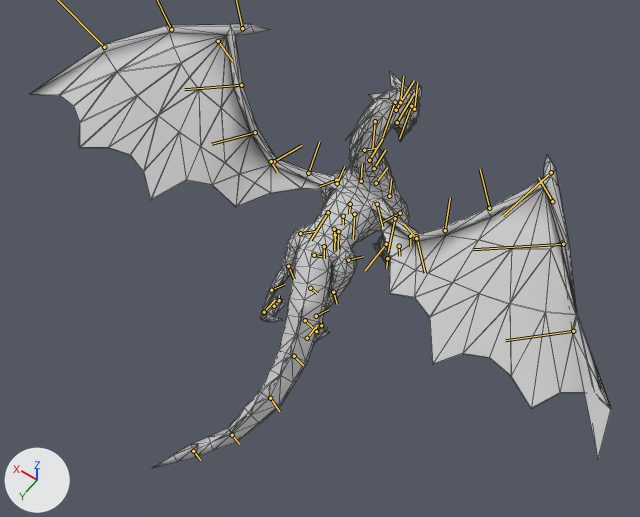
Before and after pictures for a commit that changed the FBX model CCB/res3d/dragon_2_skin.FBX.
Camera for both pictures: a camera (50 mm lens) standing at (-599.0, 895.0, 1423.0) and looking at (-44.0, 119.0, 203.0). The lights are fixed; the arrows at lower left show +X, +Y and +Z. Both versions are drawn at frame 0 of the action 'Take 001'; the numbers are the values there. The bones that bend it are drawn over the model as lines. Mesh edges are drawn as thin lines.

In view in the first picture: 'objBox003'.
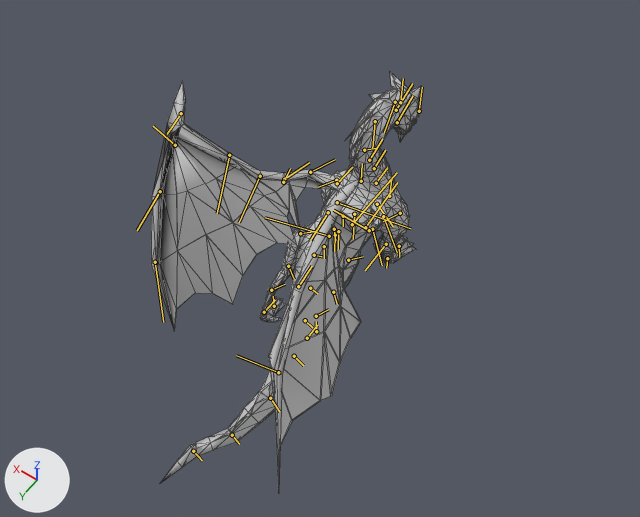
Location of each change, [x1, y1, x2, y2] in pixels of the pictures (640 x 517 px):
'objBox003', posed (53% narrower)
    before: [31, 24, 611, 468]
    after: [151, 72, 421, 493]
bone 'Bone036', root to tip
    before: (414, 109) to (417, 82)
    after: (419, 111) to (422, 87)
bone 'Bone045(mirrored)', root to tip
    before: (377, 204) to (382, 227)
    after: (377, 204) to (393, 226)
bone 'Bone039(mirrored)', root to tip
    before: (395, 218) to (388, 252)
    after: (383, 216) to (397, 252)
bone 'Bone040(mirrored)', root to tip
    before: (416, 236) to (425, 273)
    after: (372, 229) to (382, 265)
bone 'Bone046(mirrored)', root to tip
    before: (445, 230) to (450, 198)
    after: (365, 227) to (397, 182)
bone 'Bone047(mirrored)', root to tip
    before: (489, 208) to (480, 169)
    after: (352, 224) to (397, 172)
bone 'Bone052(mirrored)', root to tip
    before: (552, 201) to (538, 177)
    after: (329, 236) to (265, 217)
bone 'Bone054(mirrored)', root to tip
    before: (416, 238) to (403, 223)
    after: (369, 230) to (333, 210)
bone 'Bone045', root to tip
    before: (337, 183) to (344, 166)
    after: (337, 183) to (352, 167)
bone 'Bone039', root to tip
    before: (308, 173) to (319, 141)
    after: (310, 172) to (335, 159)
bone 'Bone040', root to tip
    before: (274, 161) to (301, 145)
    after: (284, 179) to (309, 162)
bone 'Bone047', root to tip
    before: (241, 85) to (184, 89)
    after: (229, 155) to (217, 213)
bone 'Bone052', root to tip
    before: (218, 41) to (232, 61)
    after: (175, 145) to (153, 126)
bone 'Bone054', root to tip
    before: (271, 161) to (277, 172)
    after: (283, 182) to (290, 168)
bone 'Bone008', root to tip
    before: (193, 451) to (200, 460)
    after: (193, 451) to (202, 460)

The edits, one by one:
Bone 'Bone036' (bone_bone036) moves from (14.0, 0.0, 0.0) to (0.0, 0.0, 0.0).
Bone 'Bone045(mirrored)' (bone_bone045_mirrored) turns from (0, 0, 0) to (13, 20, -15) degrees about its own x, y and z.
Bone 'Bone039(mirrored)' (bone_bone039_mirrored) turns from (0, 0, 0) to (11, 26, -10) degrees about its own x, y and z.
Bone 'Bone040(mirrored)' (bone_bone040_mirrored) turns from (0, 0, 0) to (2, 0, 17) degrees about its own x, y and z.
Bone 'Bone046(mirrored)' (bone_bone046_mirrored) turns from (0, 0, 0) to (0, 0, -19) degrees about its own x, y and z.
Bone 'Bone047(mirrored)' (bone_bone047_mirrored) turns from (0, 0, 0) to (-13, -19, -8) degrees about its own x, y and z.
Bone 'Bone052(mirrored)' (bone_bone052_mirrored) turns from (0, 0, 0) to (0, -15, 0) degrees about its own x, y and z.
Bone 'Bone054(mirrored)' (bone_bone054_mirrored) turns from (0, 0, 0) to (-5, -39, 14) degrees about its own x, y and z.
Bone 'Bone045' (bone_bone045) turns from (0, 0, 0) to (7, 7, 16) degrees about its own x, y and z.
Bone 'Bone039' (bone_bone039) turns from (0, 0, 0) to (-43, 38, -15) degrees about its own x, y and z.
Bone 'Bone040' (bone_bone040) turns from (0, 0, 0) to (4, -2, -26) degrees about its own x, y and z.
Bone 'Bone047' (bone_bone047) turns from (0, 0, 0) to (25, 0, 13) degrees about its own x, y and z.
Bone 'Bone052' (bone_bone052) turns from (0, 0, 0) to (7, -27, 1) degrees about its own x, y and z.
Bone 'Bone048' (bone_bone048) turns from (0, 0, 0) to (-2, 21, -27) degrees about its own x, y and z.
Bone 'Bone050' (bone_bone050) turns from (0, 0, 0) to (-22, 5, -3) degrees about its own x, y and z.
Bone 'Bone054' (bone_bone054) turns from (0, 0, 0) to (54, -38, -28) degrees about its own x, y and z.
Bone 'Bone008' (bone_bone008) turns from (0, 0, 0) to (2, -23, 1) degrees about its own x, y and z.
